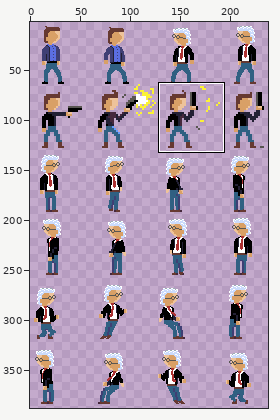
File history of a sprite sheet, assets/forrest/michel.png. Above: a wide view before the commit, with the close-up outlined.
Close-up. As it was:
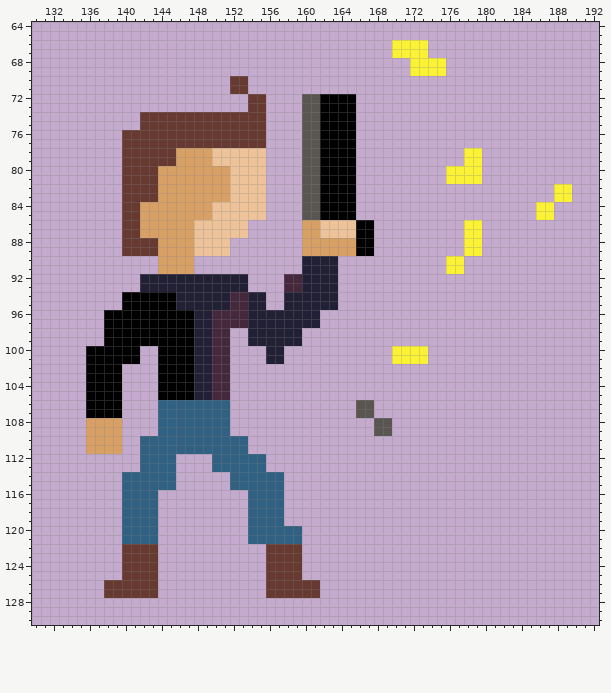
The file is 256x512 pixels. Shown: x 130..192, y 64..130. The wide view leaves out empty margins. The commit also changed other parts of the picture, which this record leaves out.
After the commit:
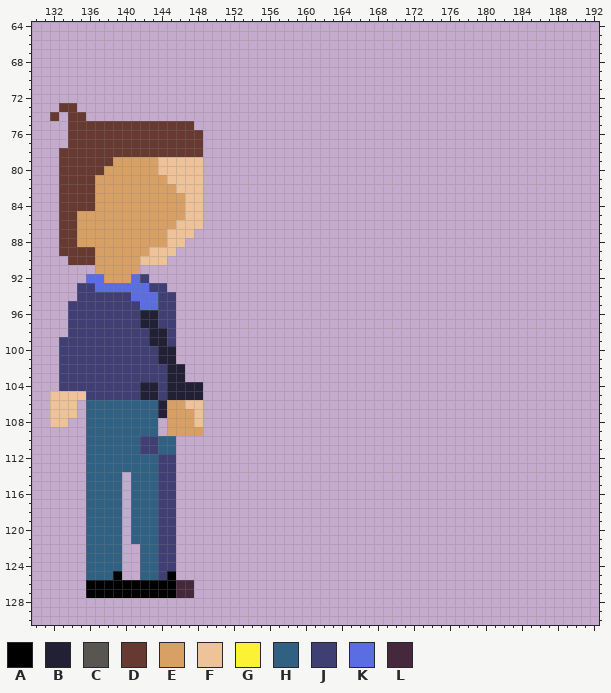
Palette (. is transparent): A #000000  B #222034  C #595652  D #663931  E #d9a066  F #eec39a  G #fbf236  H #306082  J #3f3f74  K #5b6ee1  L #45283c
From old to new:
@@ x 130..192 @@
  65 ...............................................................
- 66 ........................................GGGG...................
- 67 ........................................GGGG...................
- 68 ..........................................GGGG.................
- 69 ..........................................GGGG.................
- 70 ......................DD.......................................
- 71 ......................DD.......................................
- 72 ........................DD....CCAAAA...........................
- 73 ........................DD....CCAAAA...........................
- 74 ............DDDDDDDDDDDDDD....CCAAAA...........................
- 75 ............DDDDDDDDDDDDDD....CCAAAA...........................
- 76 ..........DDDDDDDDDDDDDDDD....CCAAAA...........................
- 77 ..........DDDDDDDDDDDDDDDD....CCAAAA...........................
- 78 ..........DDDDDDEEEEFFFFFF....CCAAAA............GG.............
- 79 ..........DDDDDDEEEEFFFFFF....CCAAAA............GG.............
- 80 ..........DDDDEEEEEEEEFFFF....CCAAAA..........GGGG.............
- 81 ..........DDDDEEEEEEEEFFFF....CCAAAA..........GGGG.............
- 82 ..........DDDDEEEEEEEEFFFF....CCAAAA......................GG...
- 83 ..........DDDDEEEEEEEEFFFF....CCAAAA......................GG...
- 84 ..........DDEEEEEEEEFFFFFF....CCAAAA....................GG.....
- 85 ..........DDEEEEEEEEFFFFFF....CCAAAA....................GG.....
- 86 ..........DDEEEEEEFFFFFF......EEFFFFAA..........GG.............
- 87 ..........DDEEEEEEFFFFFF......EEFFFFAA..........GG.............
- 88 ..........DDDDEEEEFFFF........EEEEEEAA..........GG.............
- 89 ..........DDDDEEEEFFFF........EEEEEEAA..........GG.............
- 90 ..............EEEE............BBBB............GG...............
- 91 ..............EEEE............BBBB............GG...............
- 92 ............BBBBBBBBBBBB....LLBBBB.............................
- 93 ............BBBBBBBBBBBB....LLBBBB.............................
- 94 ..........AAAAAABBBBBBLLBB..BBBBBB.............................
- 95 ..........AAAAAABBBBBBLLBB..BBBBBB.............................
- 96 ........AAAAAAAAAABBLLLLBBBBBBBB...............................
- 97 ........AAAAAAAAAABBLLLLBBBBBBBB...............................
- 98 ........AAAAAAAAAABBLL..BBBBBB.................................
- 99 ........AAAAAAAAAABBLL..BBBBBB.................................
-100 ......AAAAAA..AAAABBLL....BB............GGGG...................
-101 ......AAAAAA..AAAABBLL....BB............GGGG...................
-102 ......AAAA....AAAABBLL.........................................
-103 ......AAAA....AAAABBLL.........................................
-104 ......AAAA....AAAABBLL.........................................
-105 ......AAAA....AAAABBLL.........................................
-106 ......AAAA....HHHHHHHH..............CC.........................
-107 ......AAAA....HHHHHHHH..............CC.........................
-108 ......EEEE....HHHHHHHH................CC.......................
-109 ......EEEE....HHHHHHHH................CC.......................
-110 ......EEEE..HHHHHHHHHHHH.......................................
-111 ......EEEE..HHHHHHHHHHHH.......................................
-112 ............HHHH....HHHHHH.....................................
-113 ............HHHH....HHHHHH.....................................
-114 ..........HHHHHH......HHHHHH...................................
-115 ..........HHHHHH......HHHHHH...................................
-116 ..........HHHH..........HHHH...................................
-117 ..........HHHH..........HHHH...................................
-118 ..........HHHH..........HHHH...................................
-119 ..........HHHH..........HHHH...................................
-120 ..........HHHH..........HHHHHH.................................
-121 ..........HHHH..........HHHHHH.................................
-122 ..........DDDD............DDDD.................................
-123 ..........DDDD............DDDD.................................
-124 ..........DDDD............DDDD.................................
-125 ..........DDDD............DDDD.................................
-126 ........DDDDDD............DDDDDD...............................
-127 ........DDDDDD............DDDDDD...............................
+ 66 ...............................................................
+ 67 ...............................................................
+ 68 ...............................................................
+ 69 ...............................................................
+ 70 ...............................................................
+ 71 ...............................................................
+ 72 ...............................................................
+ 73 ...DD..........................................................
+ 74 ..D.DD.........................................................
+ 75 ....DDDDDDDDDDDDDD.............................................
+ 76 ....DDDDDDDDDDDDDDD............................................
+ 77 ....DDDDDDDDDDDDDDD............................................
+ 78 ...DDDDDDDDDDDDDDDD............................................
+ 79 ...DDDDDDEEEEEFFFFF............................................
+ 80 ...DDDDDEEEEEEFFFFF............................................
+ 81 ...DDDDEEEEEEEEFFFF............................................
+ 82 ...DDDDEEEEEEEEEFFF............................................
+ 83 ...DDDDEEEEEEEEEEFF............................................
+ 84 ...DDDDEEEEEEEEEEFF............................................
+ 85 ...DDEEEEEEEEEEEEFF............................................
+ 86 ...DDEEEEEEEEEEEFFF............................................
+ 87 ...DDEEEEEEEEEEFFF.............................................
+ 88 ...DDEEEEEEEEEEFF..............................................
+ 89 ...DDDDEEEEEEFFF...............................................
+ 90 ....DDDEEEEEFFF................................................
+ 91 .......EEEEE...................................................
+ 92 ......KKEEEKJ..................................................
+ 93 .....JJKKKKKKJJ................................................
+ 94 .....JJJJJJKKKJJ...............................................
+ 95 ....JJJJJJJJKKJJ...............................................
+ 96 ....JJJJJJJJBBJJ...............................................
+ 97 ....JJJJJJJJBBJJ...............................................
+ 98 ....JJJJJJJJJBBJ...............................................
+ 99 ...JJJJJJJJJJBBJ...............................................
+100 ...JJJJJJJJJJJBB...............................................
+101 ...JJJJJJJJJJJBB...............................................
+102 ...JJJJJJJJJJJJBB..............................................
+103 ...JJJJJJJJJJJJBB..............................................
+104 ...JJJJJJJJJBBJBBBB............................................
+105 ..FFFFJJJJJJBBJBBBB............................................
+106 ..FFF.HHHHHHHHBEEFF............................................
+107 ..FFF.HHHHHHHHBEEEF............................................
+108 ..FF..HHHHHHHH.EEEF............................................
+109 ......HHHHHHHH.EEEE............................................
+110 ......HHHHHHJJHH...............................................
+111 ......HHHHHHJJHH...............................................
+112 ......HHHHHHHHJJ...............................................
+113 ......HHHHHHHHJJ...............................................
+114 ......HHHH.HHHJJ...............................................
+115 ......HHHH.HHHJJ...............................................
+116 ......HHHH.HHHJJ...............................................
+117 ......HHHH.HHHJJ...............................................
+118 ......HHHH.HHHJJ...............................................
+119 ......HHHH.HHHJJ...............................................
+120 ......HHHH.HHHJJ...............................................
+121 ......HHHH.HHHJJ...............................................
+122 ......HHHH..HHJJ...............................................
+123 ......HHHH..HHJJ...............................................
+124 ......HHHH..HHJJ...............................................
+125 ......HHHA..HHJA...............................................
+126 ......AAAAAAAAAALL.............................................
+127 ......AAAAAAAAAALL.............................................
 128 ...............................................................
